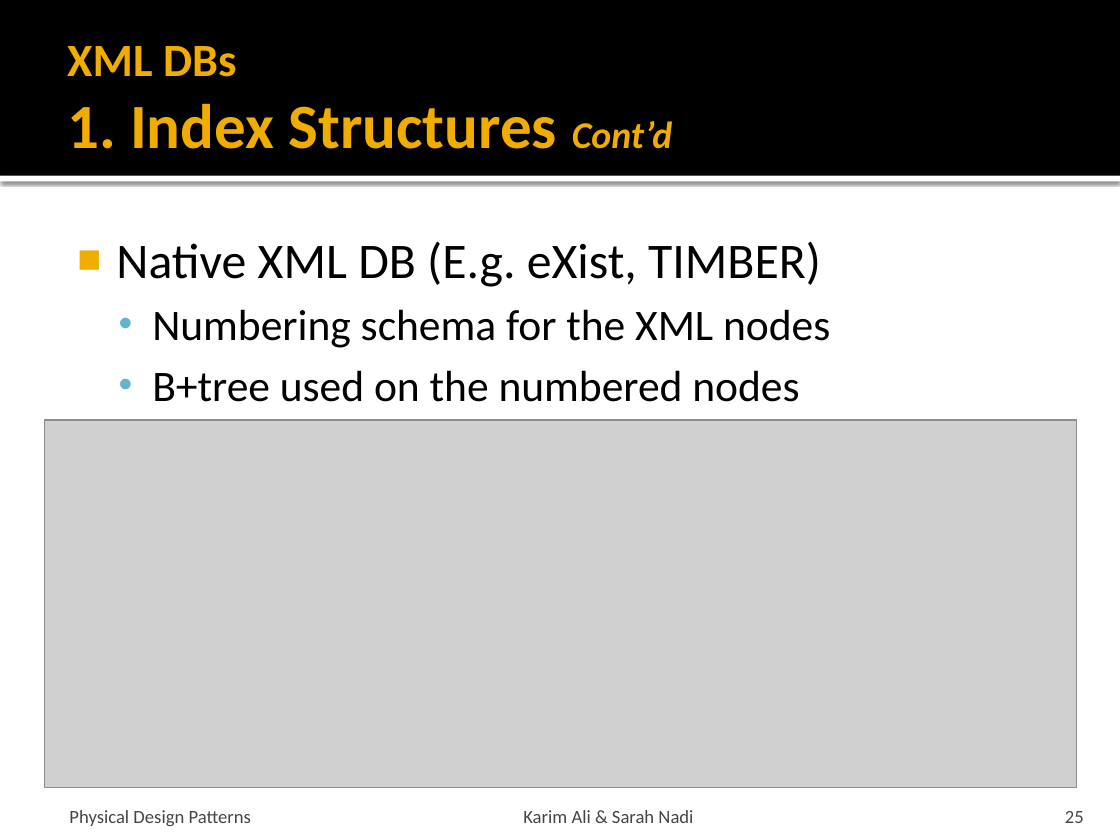
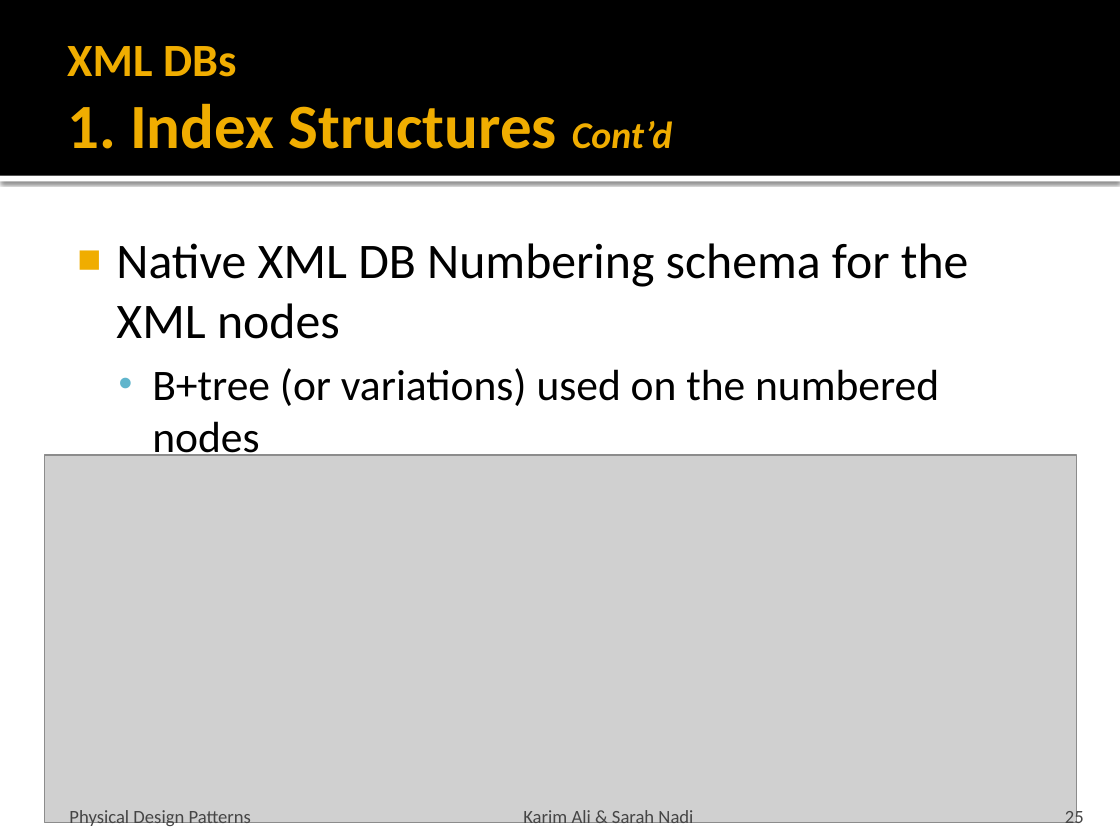
Before and after one commit to snadi/cs848-db, a slide deck: slide 25 of cs848-db/PhysDesignPres.pptx. Drawn at 1120x840 pixels with LibreOffice and Linux fonts; fonts in the diff are those of the drawing; grey boxes stand for pictures. Boxes give left, top, right and bottom in pixels: in the first picture for what was removed or moved away, otherwise in the second. Text is boxed around its words. In the diff, an @@ line names an element or a change of style, - is before the commit and + after.

```diff
--- a/cs848-db/PhysDesignPres.pptx
+++ b/cs848-db/PhysDesignPres.pptx
@@ text at box(116, 243, 969, 463): text changed @@
-■ Native XML DB (E.g. eXist, TIMBER)
-  • Numbering schema for the XML nodes
-  • B+tree used on the numbered nodes
+■ Native XML DB Numbering schema for the XML nodes
+  • B+tree (or variations) used on the numbered nodes
@@ picture: place and size @@
-picture at box(45, 420, 1076, 787)
+picture at box(45, 455, 1076, 822)
```
Also in this commit, not shown: 5 other slides changed, 3 other files.
